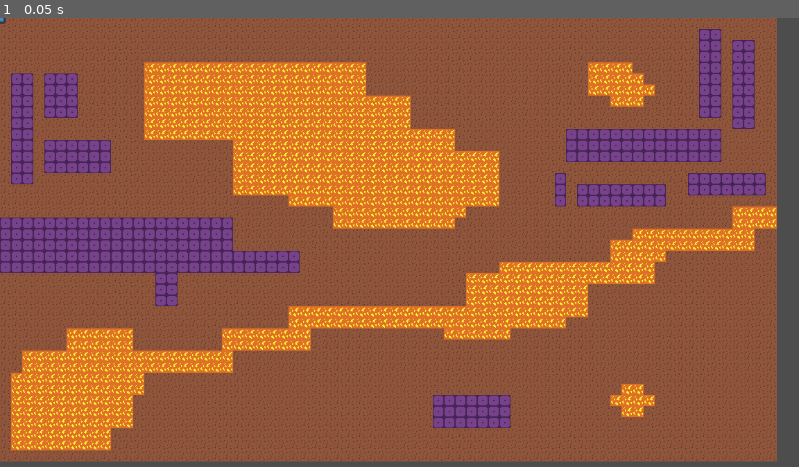
Above: before the commit, frame 1.
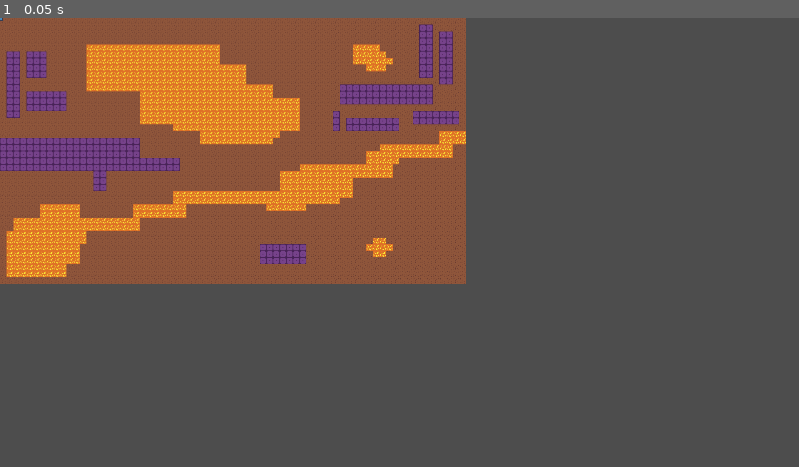
Above: after the commit, the same moment.

Repository: 45DegreeAngl/Sonnnday
Game: Godot game, scene res://General/Levels/level_1.tscn
Same seed, same stepped clock (60 frames per second), same inputs: the game is played once before the commit and once after it. The engine's default icon, where the game draws it, is replaced by a stand-in: a white triangle on a blue panel in a dark square.
Inputs:
- Up to frame 1 (0.05 s): no input

The runs differ from the first frame. In frame 1, 80% of the frame differs, in the area x 0-98%, y 0-99%.

Commit message:
Menu and game settings

Diff:
--- a/UI/main_menu.tscn
+++ b/UI/main_menu.tscn
@@ -20,38 +20,17 @@
 grow_vertical = 2
 color = Color(0.255659, 0.255659, 0.255659, 1)
 
-[node name="Host" type="Button" parent="."]
-layout_mode = 0
-offset_left = 533.0
-offset_top = 166.0
-offset_right = 577.0
-offset_bottom = 197.0
-scale = Vector2(3, 3)
-text = "Host
-"
-
-[node name="Join" type="Button" parent="."]
-layout_mode = 0
-offset_left = 530.0
-offset_top = 415.0
-offset_right = 568.0
-offset_bottom = 446.0
-scale = Vector2(3, 3)
-text = "Join
-"
-
-[node name="Join Code" type="LineEdit" parent="."]
+[node name="RichTextLabel" type="RichTextLabel" parent="."]
 layout_mode = 1
-anchors_preset = -1
-anchor_left = 0.462674
-anchor_top = 0.527778
-anchor_right = 0.844618
-anchor_bottom = 0.623457
-offset_right = -220.0
-offset_bottom = -31.0
-scale = Vector2(2, 2)
-metadata/_edit_use_anchors_ = true
-
-[connection signal="pressed" from="Host" to="." method="_on_host_pressed"]
-[connection signal="pressed" from="Join" to="." method="_on_join_pressed"]
-[connection signal="text_changed" from="Join Code" to="." method="_on_join_code_text_changed"]
+anchors_preset = 14
+anchor_top = 0.5
+anchor_right = 1.0
+anchor_bottom = 0.5
+offset_top = -224.0
+offset_bottom = -155.0
+grow_horizontal = 2
+grow_vertical = 2
+theme_override_font_sizes/normal_font_size = 50
+bbcode_enabled = true
+text = "[center][rainbow]Press A to join![/rainbow][/center]"
+fit_content = true
--- a/project.godot
+++ b/project.godot
@@ -18,3 +18,8 @@
 [autoload]
 
 Actions="res://General/actions.gd"
+
+[display]
+
+window/size/viewport_width=1920
+window/size/viewport_height=1080
